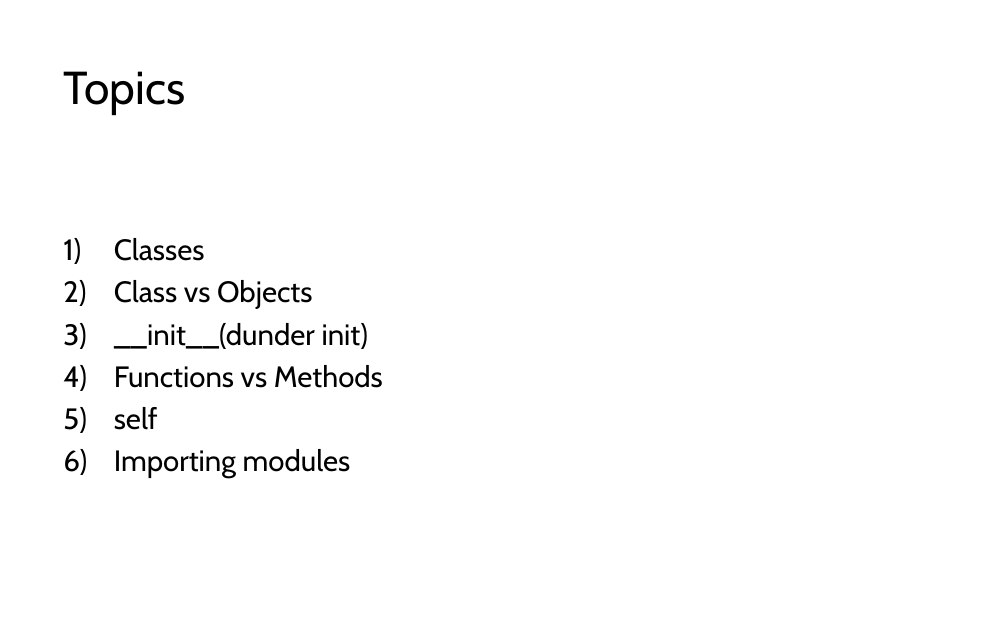
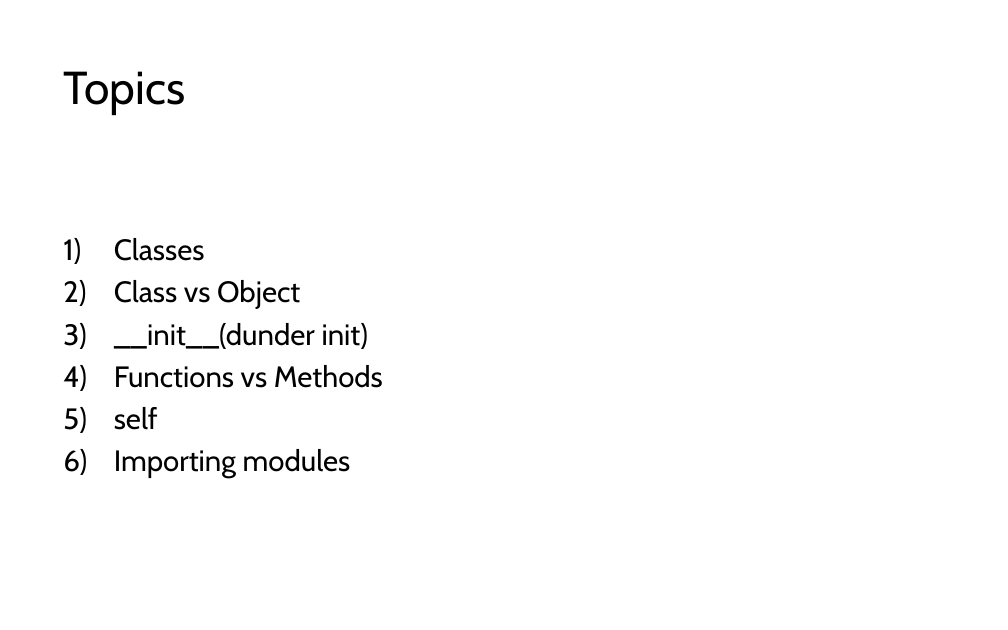
Before and after one commit to LongBaoNguyen/longbaonguyen.github.io, a slide deck: slide 2 of courses/apcsp/lect9.pptx. Drawn at 1008x630 pixels with LibreOffice and Linux fonts; fonts in the diff are those of the drawing. Boxes give left, top, right and bottom in pixels: in the first picture for what was removed or moved away, otherwise in the second. Text is boxed around its words. In the diff, an @@ line names an element or a change of style, - is before the commit and + after.

```diff
--- a/courses/apcsp/lect9.pptx
+++ b/courses/apcsp/lect9.pptx
@@ text at (114,280,300,309): text changed @@
-2) Class vs Objects
+2) Class vs Object
```
Also in this commit, not shown: 3 other slides changed, 1 slide added, 1 other file.
